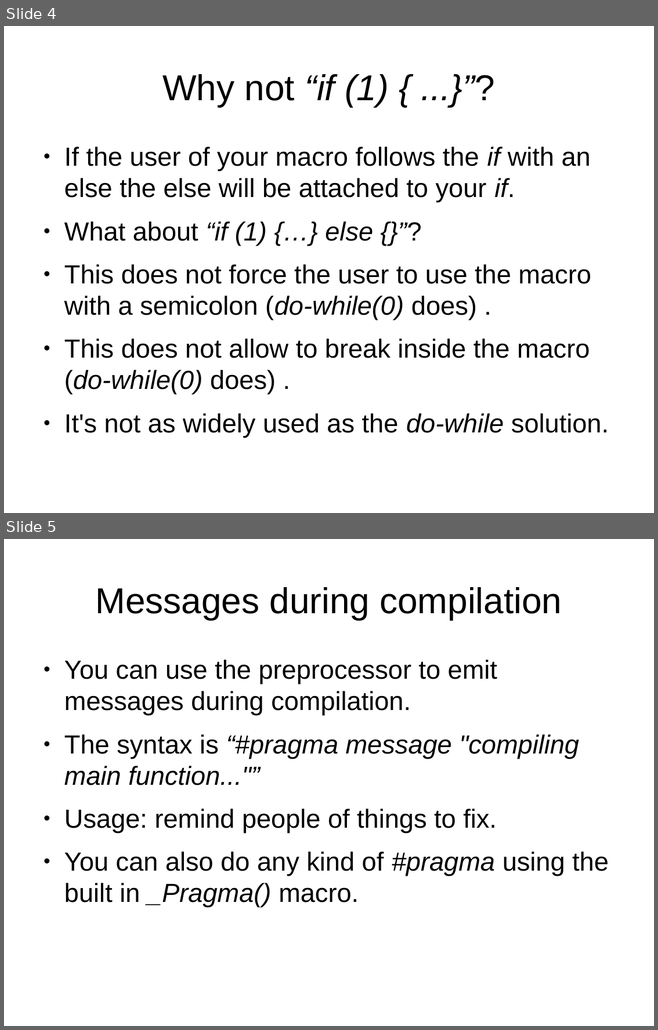
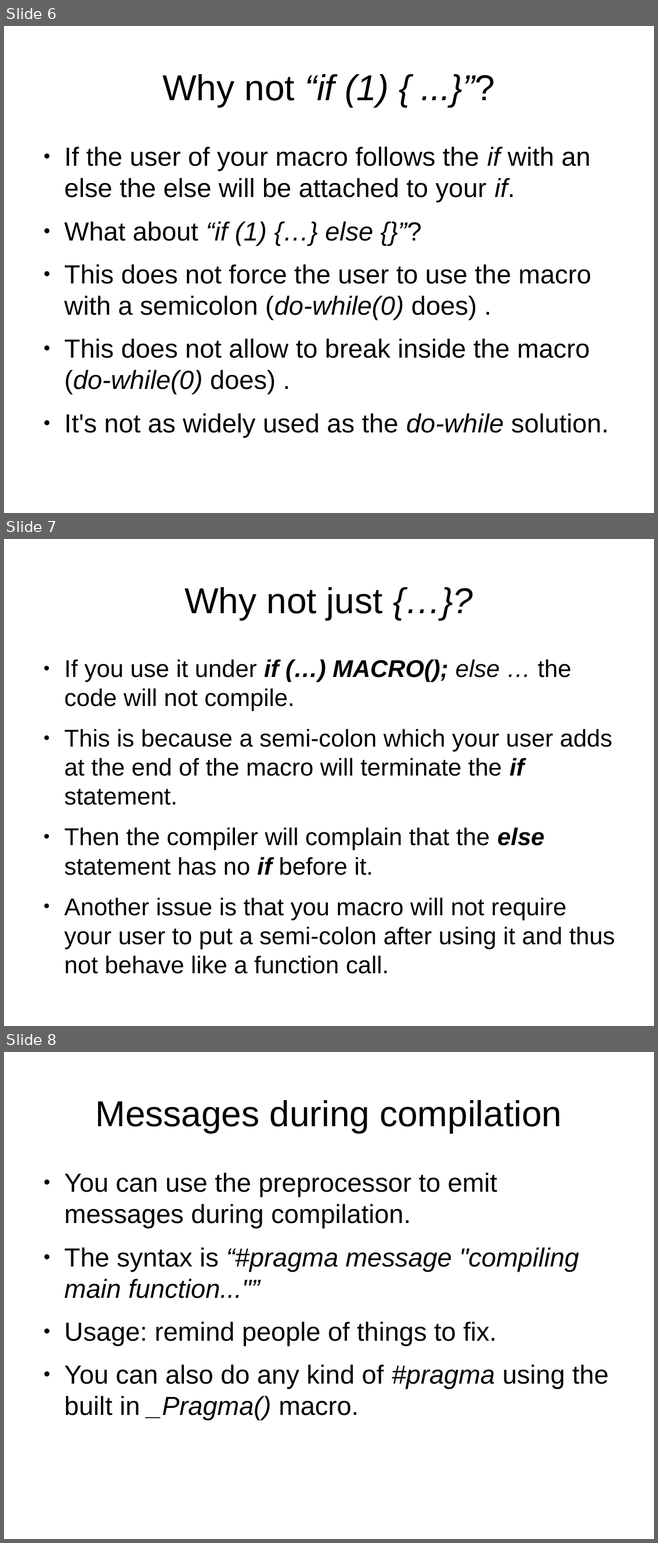
Before and after one commit to kalmuthu/slides, a slide deck: odp/c_pre_processor.odp. Shown one above the other, each under a label of ours: slides 4 and 5 before the commit, slides 6, 7 and 8 after it. The pictures are 658x1030 and 658x1543 pixels, drawn with LibreOffice and Linux fonts; fonts in the diff are those of the drawing. Boxes give left, top, right and bottom in pixels: in the first picture for what was removed or moved away, otherwise in the second. Text is boxed around its words. In the diff, an @@ line names an element or a change of style, - is before the commit and + after.

```diff
--- a/odp/c_pre_processor.odp
+++ b/odp/c_pre_processor.odp
@@ slide 7 added at bbox=[4, 539, 654, 1026], background #FFFFFF @@
@@ title added at bbox=[184, 587, 383, 620], 44 pt, text #000000 @@
+Why not just {…}?
@@ text added at bbox=[64, 659, 615, 974], 29.6 pt, text #000000 @@
+● If you use it under if (…) MACRO(); else … the code will not compile.
+● This is because a semi-colon which your user adds at the end of the macro will terminate the if statement.
+● Then the compiler will complain that the else statement has no if before it.
+● Another issue is that you macro will not require your user to put a semi-colon after using it and thus not behave like a function call.
@@ what was slide 4 is now slide 6 @@
@@ what was slide 5 is now slide 8 @@
```
Also in this commit, not shown: 1 slide changed, 2 other slides added.
